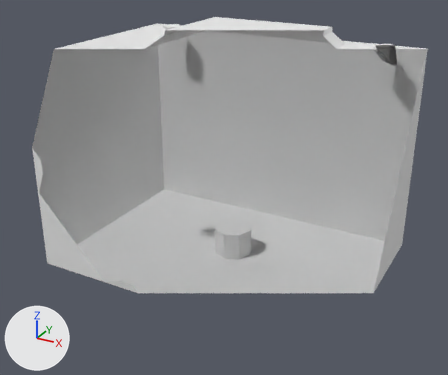
One commit to the Blender file Assets/Models/Scene1_Base/SpaceSceneBase.blend: the scene before it, then after it.
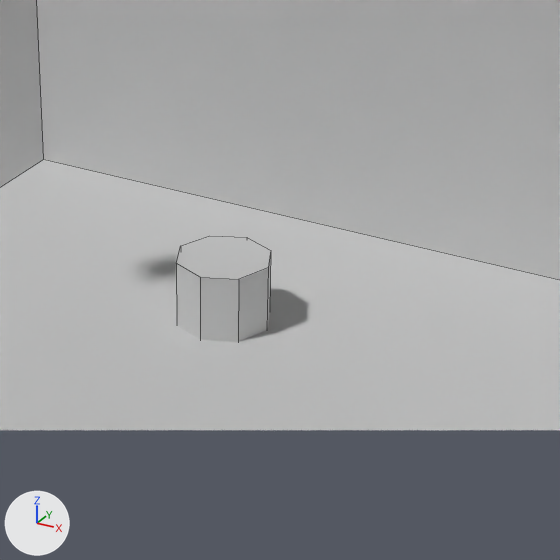
Each version appears first whole from a camera (50 mm lens) standing at (3.16, -5.98, 3.81) and looking at (0.04, -0.31, 0.98), and next in a close-up on the part from 33% to 81% of the width and 34% to 92% of the height. The axes (+X, +Y, +Z) are drawn at lower left. The lights are the same throughout. The close-ups show mesh edges as thin lines. Everything nearer to the camera than a plane just in front of the edit is cut away.

The scene before the commit, as lines of its bpy script (objects in view):
```python
mat_panelcolor = diffuse_material('PanelColor')
mat_panelcolor.base_color = (0.8, 0.8, 0.8)  # white #e7e7e7
me_cylinder_001 = bpy.data.meshes.new('Cylinder.001')
me_cylinder_001.from_pydata(...)  # 16 vertices, 9 faces; spans x -0.232..0.232, y -0.232..0.232, z -0.021..0.328
me_cylinder_001.materials.append(mat_panelcolor)  # white #e7e7e7
me_scene_wals_and_window = bpy.data.meshes.new('Scene wals and window')
me_scene_wals_and_window.from_pydata(...)  # 32 vertices, 30 faces; spans x -1.8..1.8, y -1.49..1.15, z 0.0..2.65
# faces by material slot: [28, 2]
me_scene_wals_and_window.materials.append(mat_roomcoler)  # white #e7e7e7
me_scene_wals_and_window.materials.append(mat_glass)  # white #e7e7e7
ob_cube = bpy.data.objects.new('Cube', me_scene_wals_and_window)
ob_cube.location = (0.0, 0.0, 0.0)
ob_panelinthemidel = bpy.data.objects.new('PanelInTheMidel', me_cylinder_001)
ob_panelinthemidel.location = (0.0, 0.0, 0.0)
```
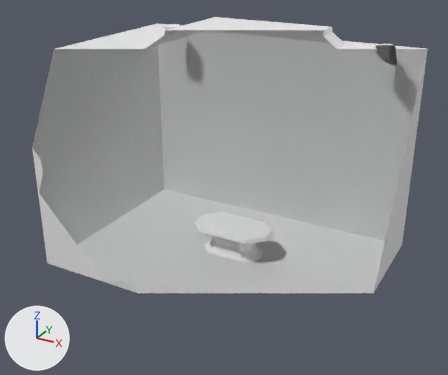
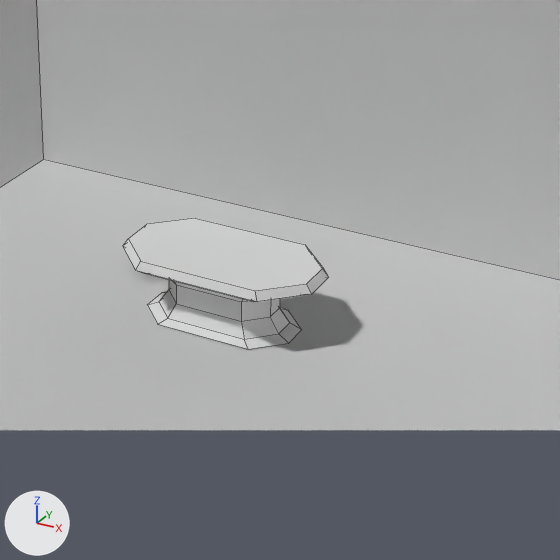
Boxes [x1, y1, x2, y2] around the edits, measured in the close-ups (560 x 560 px):
'PanelInTheMidel', recoloured, reshaped (116% wider, 23% taller)
    before: [176, 236, 271, 342]
    after: [123, 218, 329, 349]

What changed in the scene script:
```text
Change mat_panelcolor:
    mat_panelcolor.base_color: (0.8, 0.8, 0.8) -> (1.0, 1.0, 1.0)  # white #e7e7e7 -> white #ffffff
Change me_cylinder_001:
    used by ob_panelinthemidel; location = (0.0, 0.0, 0.0)
    remove me_cylinder_001.from_pydata(...)  # 16 vertices, 9 faces; spans x -0.232..0.232, y -0.232..0.232, z -0.021..0.328
    add me_cylinder_001.from_pydata(...)  # 64 vertices, 58 faces; spans x -0.498..0.498, y -0.277..0.277, z 0.005..0.348
    me_cylinder_001 part 1: the whole mesh is rebuilt
```
